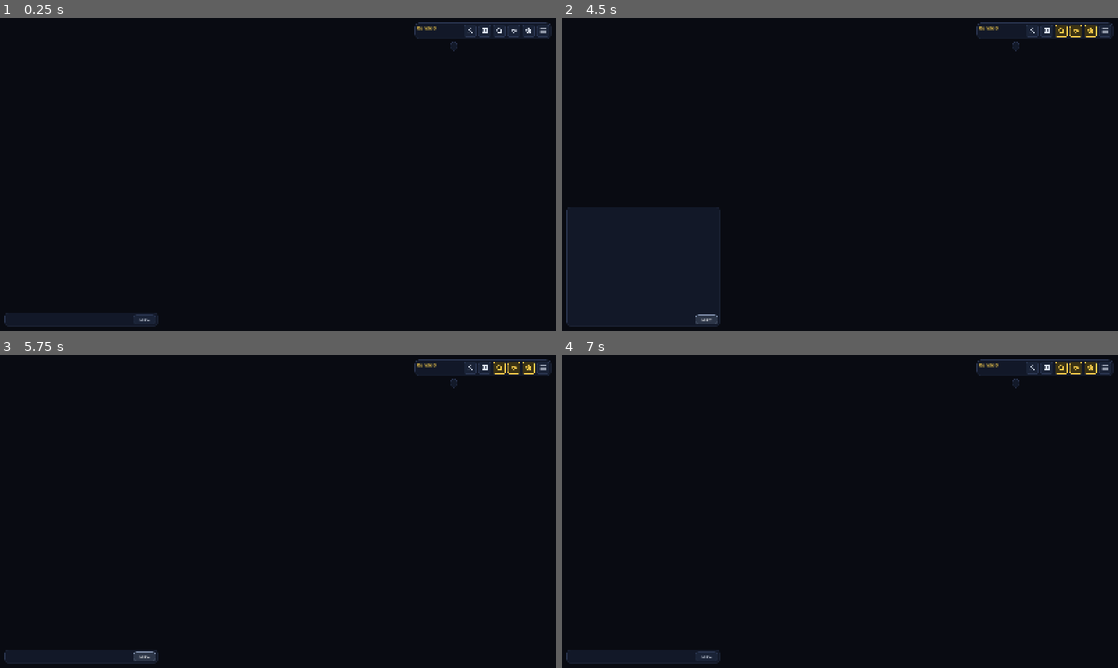
Above: before the commit, frames 1-4 (two rows, left to right).
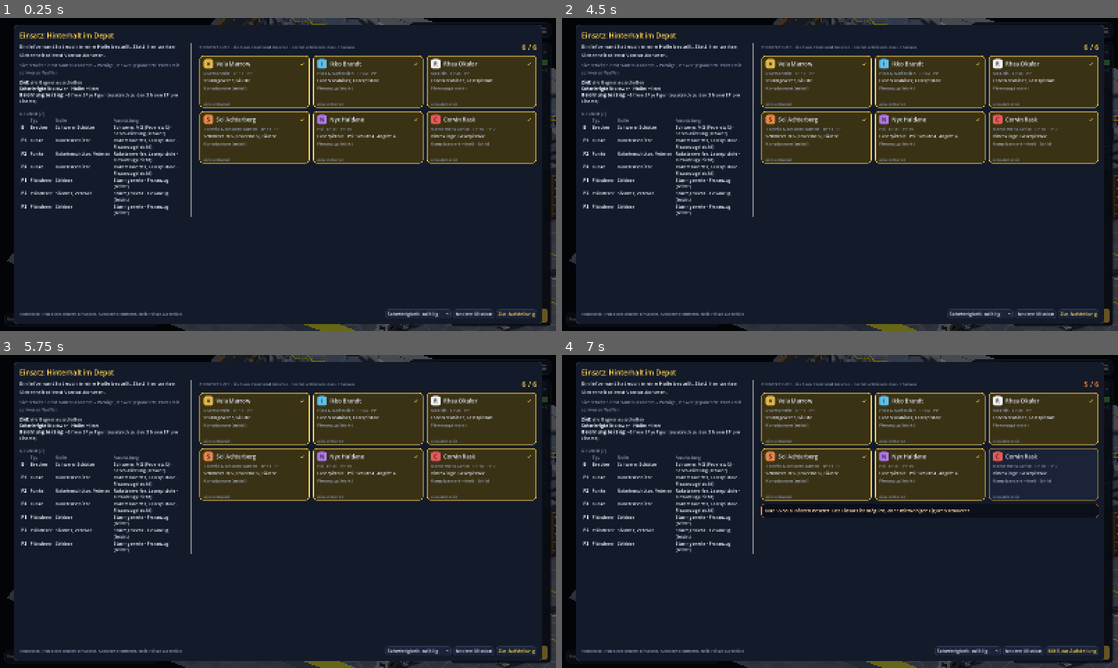
Above: after the commit, the same moments.

Repository: guenterpayer-sketch/past_the_Frontire
Game: Godot game, scene res://main.tscn
Two runs of this game, one before a commit and one after it. Both use one fixed random seed, a clock stepped at 60 frames per second and the inputs below. This scene is started directly instead of the project's main scene.
Inputs (mouse positions are in pixels of both pictures, inside the frame that each line leads up to):
- Up to frame 1 (0.25 s): no input
- Up to frame 2 (4.5 s): click (1034, 30) at 0.52 s; click (1045, 30) at 1.27 s; click (1062, 30) at 2.02 s; click (1073, 30) at 2.77 s; click (1090, 30) at 3.52 s; click "Log ▴" at 4.25 s
- Up to frame 3 (5.75 s): click (144, 655) at 5 s, where only the run before the commit has a clickable "Log ▾"
- Up to frame 4 (7 s): click (1101, 389) at 5.75 s, where only the run after the commit has a clickable "Bogen"; click (1040, 467) at 6.5 s, where only the run after the commit has a clickable "V Vela Marrow"

The runs differ from the first frame. In frame 1, 29% of the frame differs, in the area x 0-100%, y 0-100%; in frame 2, 29%; in frame 3, 29%; in frame 4, 29%.
Error before the commit: Parse Error: Cannot infer the type of "empty" variable because the value doesn't have a set type. (res://ui/action_panel.gd:60)

Commit message:
Seitenleiste: Typfehler bei „ohne Munition“ behoben (Kampf startete nicht)
Co-Authored-By: Claude Opus 5.5 <noreply@anthropic.com>
Claude-Session: https://claude.ai/code/session_01EmaLtJTtKdTkyowx6LL7sB

Diff:
--- a/godot/ui/action_panel.gd
+++ b/godot/ui/action_panel.gd
@@ -57,7 +57,7 @@
 	var usable := c.usable_weapons(u)
 	for wd in u.weapons:
 		var extra := (" ×%d" % wd.shots) if wd.shots > 1 else ""   # Feuerstoß
-		var empty := wd.magazine > 0 and u.loaded.get(wd.id, 0) <= 0 and u.ammo.get(wd.id, 0) <= 0
+		var empty: bool = wd.magazine > 0 and u.loaded.get(wd.id, 0) <= 0 and u.ammo.get(wd.id, 0) <= 0
 		if wd.magazine:
 			extra += " · %d/%d" % [u.loaded.get(wd.id, 0), wd.magazine] if not empty else " · ohne Munition"
 		elif wd.pp_cost:
